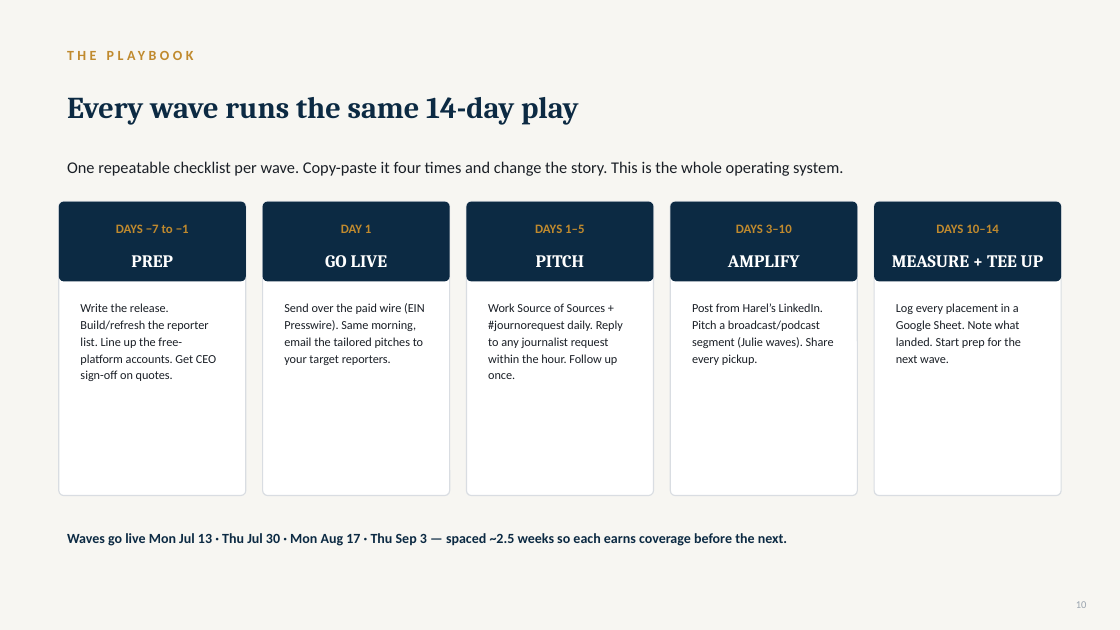
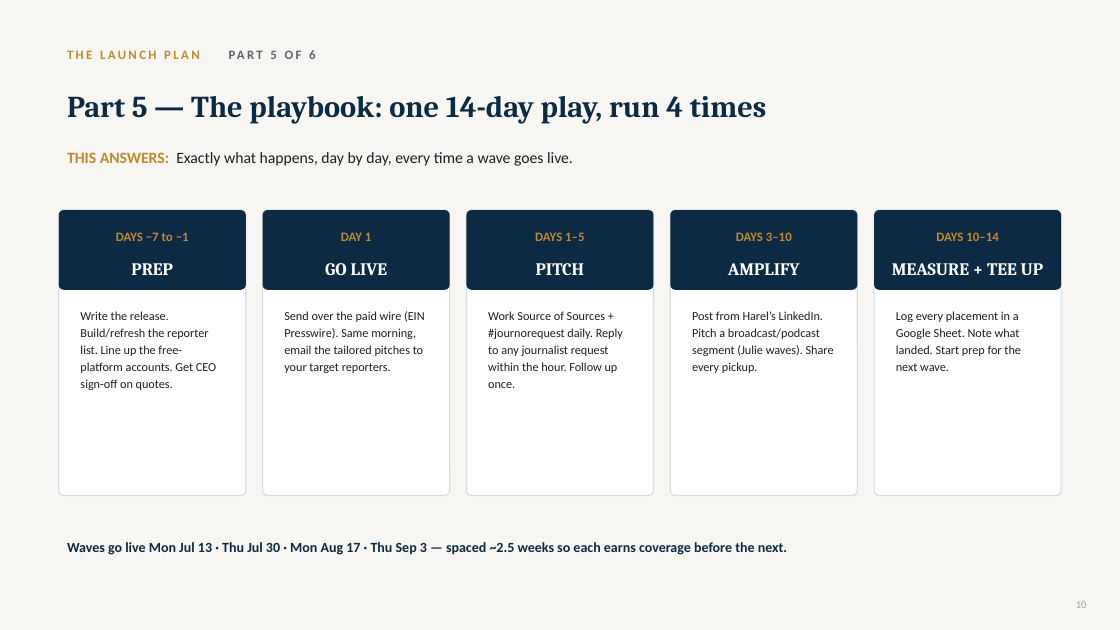
Before and after one commit to gitteromri-ux/eteacher-longevity-pr-campaign, a slide deck: slide 10 of eTeacher_Longevity_PR_Campaign.pptx. Drawn at 1120x630 pixels with LibreOffice and Linux fonts; fonts in the diff are those of the drawing. Boxes give left, top, right and bottom in pixels: in the first picture for what was removed or moved away, otherwise in the second. Text is boxed around its words. In the diff, an @@ line names an element or a change of style, - is before the commit and + after.

Commit message:
Rewrite opening plan into clear 6-part numbered narrative with MAP slide

```diff
--- a/eTeacher_Longevity_PR_Campaign.pptx
+++ b/eTeacher_Longevity_PR_Campaign.pptx
@@ text at (67, 50, 315, 59): text changed; size 26 to 11 pt; font Cambria to Calibri; text colour #0C2A43 to #C08A2E @@
-Every wave runs the same 14-day play
+THE LAUNCH PLAN PART 5 OF 6
@@ text at (67, 96, 766, 124): text changed; size 12 to 26 pt; font Calibri to Cambria; text colour #C08A2E to #0C2A43 @@
-THE PLAYBOOK
+Part 5 — The playbook: one 14-day play, run 4 times
@@ text "THIS ANSWERS: Exactly what happens, ..." at (67, 152, 573, 166): vertical alignment middle to top @@
@@ text at (67, 152, 573, 166): text changed; size 14 to 13.5 pt @@
-One repeatable checklist per wave. Copy-paste it four times and change the story. This is the whole operating system.
+THIS ANSWERS: Exactly what happens, day by day, every time a wave goes live.
@@ rounded rectangle: place and size @@
-rounded rectangle at (59, 202, 246, 496)
+rounded rectangle at (59, 210, 246, 496)
@@ rounded rectangle: place and size @@
-rounded rectangle at (263, 202, 450, 496)
+rounded rectangle at (263, 210, 450, 496)
@@ rounded rectangle: place and size @@
-rounded rectangle at (466, 202, 654, 496)
+rounded rectangle at (466, 210, 654, 496)
@@ rounded rectangle: place and size @@
-rounded rectangle at (670, 202, 858, 496)
+rounded rectangle at (670, 210, 858, 496)
@@ 11 texts, 5 rounded rectangles: place and size @@
-11 texts, 5 rounded rectangles at (59, 202, 1062, 546)
+11 texts, 5 rounded rectangles at (59, 210, 1062, 555)
@@ rounded rectangle: place and size @@
-rounded rectangle at (875, 202, 1062, 496)
+rounded rectangle at (875, 210, 1062, 496)
@@ text "Write the release. Build/refresh the ...": place and size @@
-text "Write the release. Build/refresh the ..." at (80, 303, 216, 381)
+text "Write the release. Build/refresh the ..." at (80, 311, 216, 390)
@@ text "Send over the paid wire ...": place and size @@
-text "Send over the paid wire ..." at (284, 303, 425, 365)
+text "Send over the paid wire ..." at (284, 311, 425, 373)
@@ text "Work Source of Sources + ...": place and size @@
-text "Work Source of Sources + ..." at (488, 303, 623, 379)
+text "Work Source of Sources + ..." at (488, 311, 623, 388)
@@ text "Post from Harel’s LinkedIn. Pitch ...": place and size @@
-text "Post from Harel’s LinkedIn. Pitch ..." at (692, 303, 834, 365)
+text "Post from Harel’s LinkedIn. Pitch ..." at (692, 311, 834, 373)
@@ text "Log every placement in a ...": place and size @@
-text "Log every placement in a ..." at (896, 303, 1021, 363)
+text "Log every placement in a ..." at (896, 311, 1021, 371)
```
Also in this commit, not shown: 6 other slides changed, 1 slide added, 1 slide removed.
